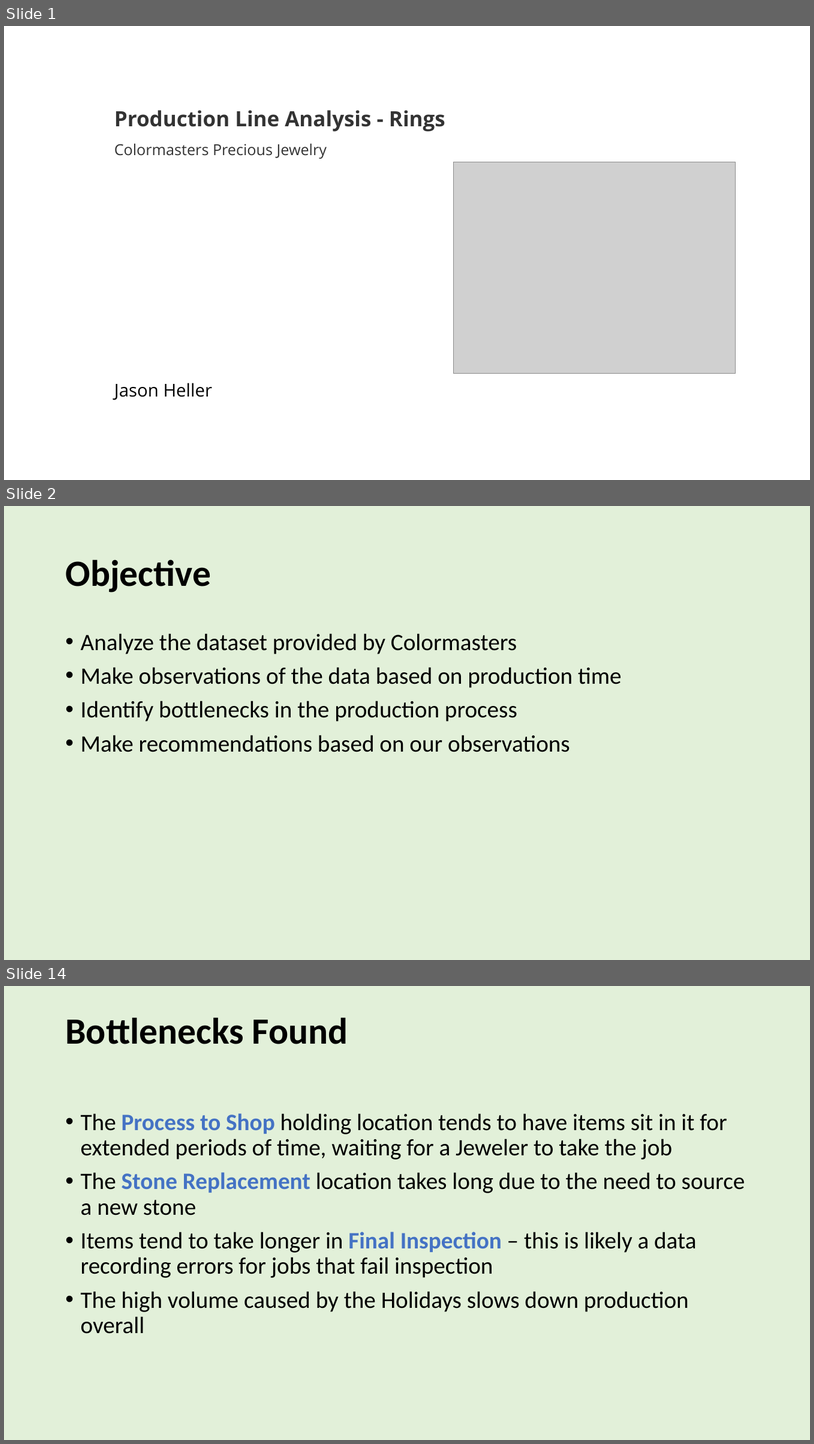
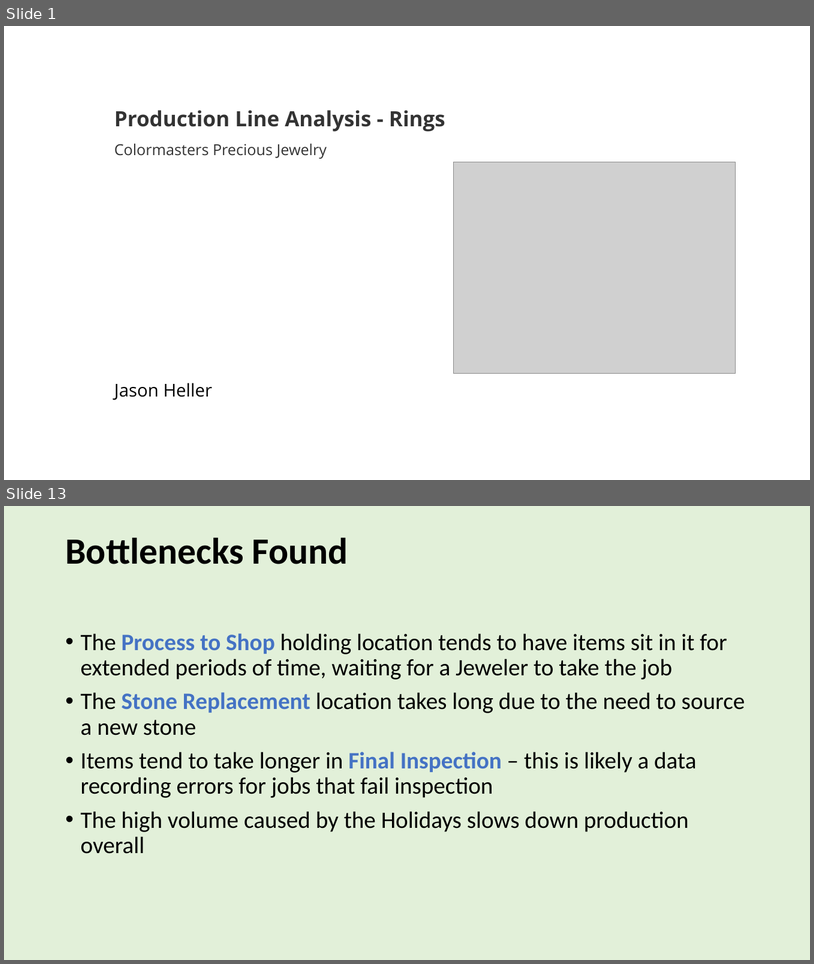
Before and after one commit to jason-heller/CMPJ_ProductionLine, a slide deck: CSI Data Analytics Bootcamp Capstone.pptx. Shown one above the other, each under a label of ours: slides 1, 2 and 14 before the commit, slides 1 and 13 after it; the slides between them are not shown. The pictures are 814x1444 and 814x964 pixels, drawn with LibreOffice and Linux fonts; fonts in the diff are those of the drawing; grey boxes stand for pictures. Boxes give left, top, right and bottom in pixels: in the first picture for what was removed or moved away, otherwise in the second. Text is boxed around its words. In the diff, an @@ line names an element or a change of style, - is before the commit and + after.

```diff
--- a/CSI Data Analytics Bootcamp Capstone.pptx
+++ b/CSI Data Analytics Bootcamp Capstone.pptx
@@ slide 2 removed at (4, 506, 810, 960), background #E2F0D9 @@
@@ title removed at (65, 559, 211, 592) @@
-Objective
@@ text removed at (81, 633, 622, 752) @@
-• Analyze the dataset provided by Colormasters
-• Make observations of the data based on production time
-• Identify bottlenecks in the production process
-• Make recommendations based on our observations
@@ what was slide 14 is now slide 13 @@
```
Also in this commit, not shown: 3 slides changed, 7 slides added, 7 other slides removed, 5 other files.
